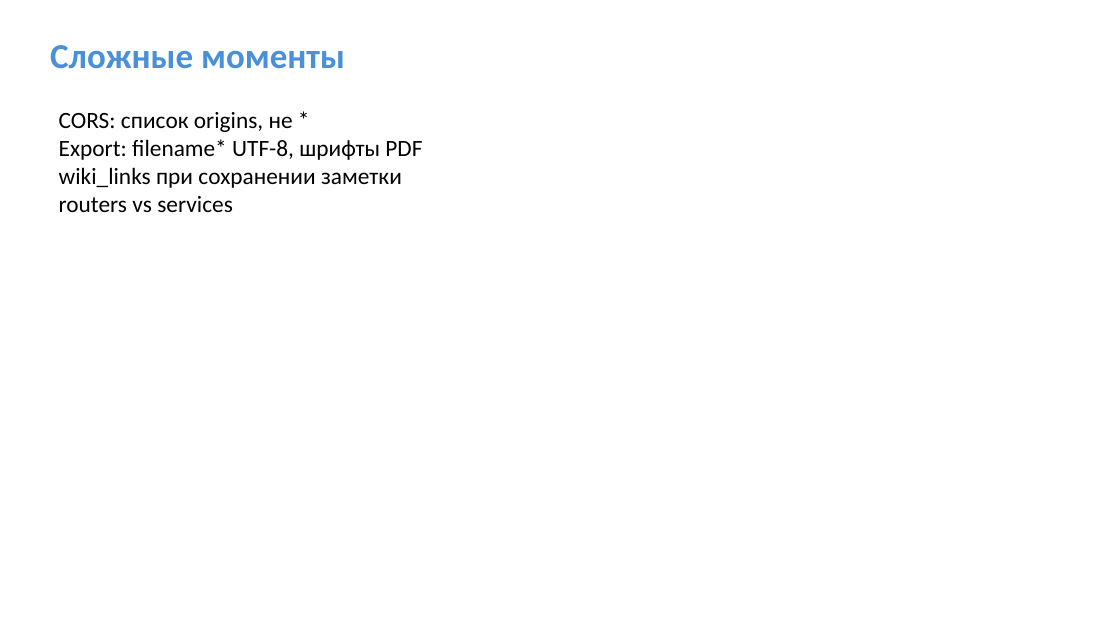
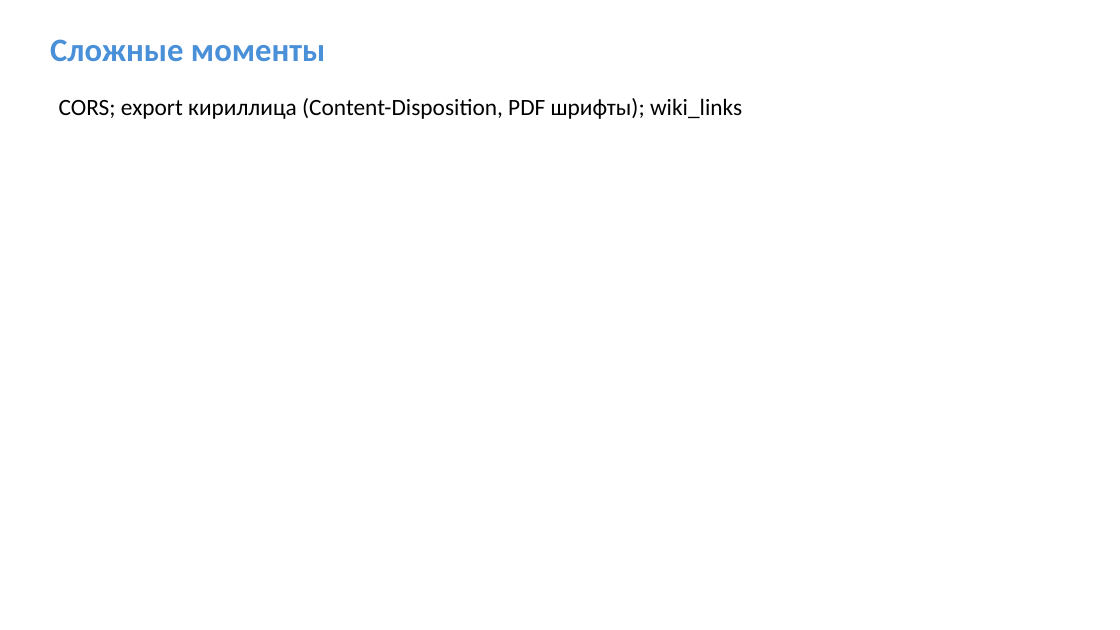
Before and after one commit to Sergei0319/ticktick-diplom, a slide deck: slide 8 of presentation/Презентация_TickTick_диплом.pptx. Drawn at 1120x630 pixels with LibreOffice and Linux fonts; fonts in the diff are those of the drawing. Boxes give left, top, right and bottom in pixels: in the first picture for what was removed or moved away, otherwise in the second. Text is boxed around its words. In the diff, an @@ line names an element or a change of style, - is before the commit and + after.

```diff
--- a/presentation/Презентация_TickTick_диплом.pptx
+++ b/presentation/Презентация_TickTick_диплом.pptx
@@ text "Сложные моменты" at (50,39,325,61): size 30 to 28 pt @@
@@ text at (59,98,742,119): text changed @@
-CORS: список origins, не *
-Export: filename* UTF-8, шрифты PDF
-wiki_links при сохранении заметки
-routers vs services
+CORS; export кириллица (Content-Disposition, PDF шрифты); wiki_links
```
Also in this commit, not shown: 6 other slides changed, 3 slides added, 3 slides removed, 1 other file.
